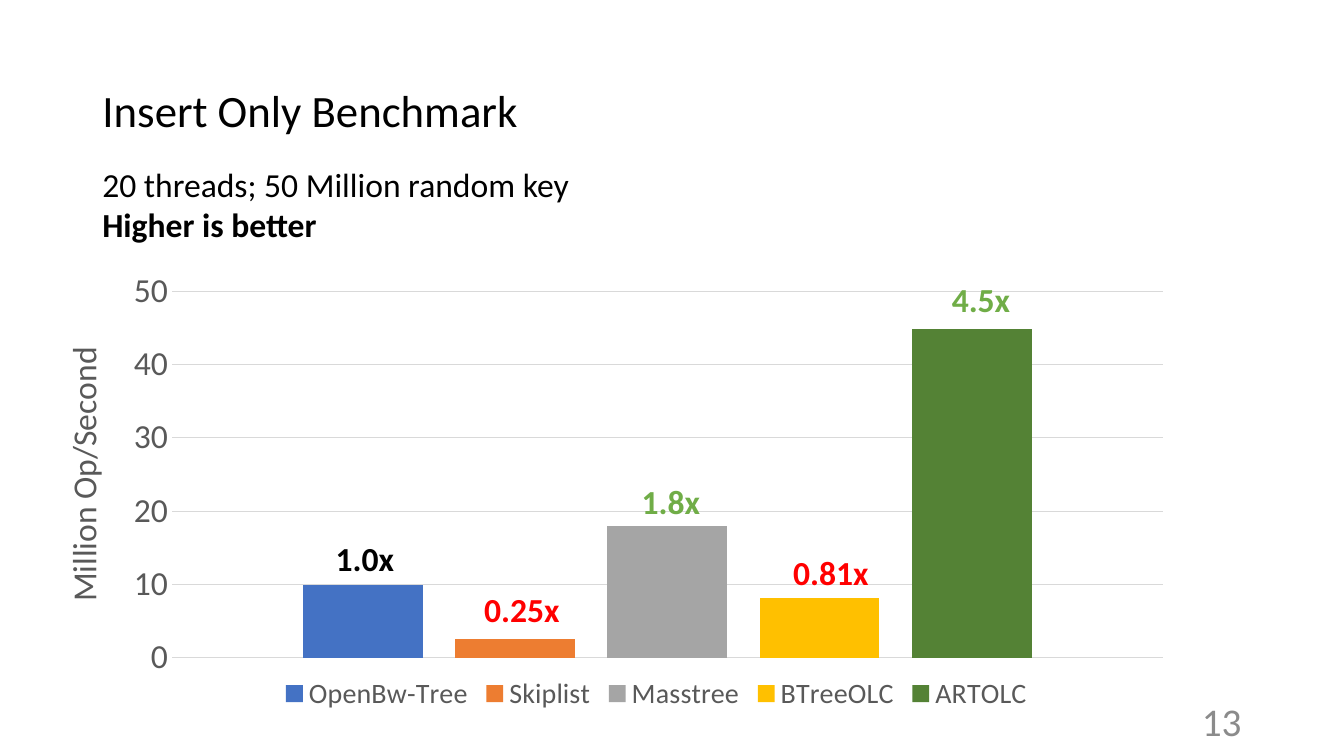
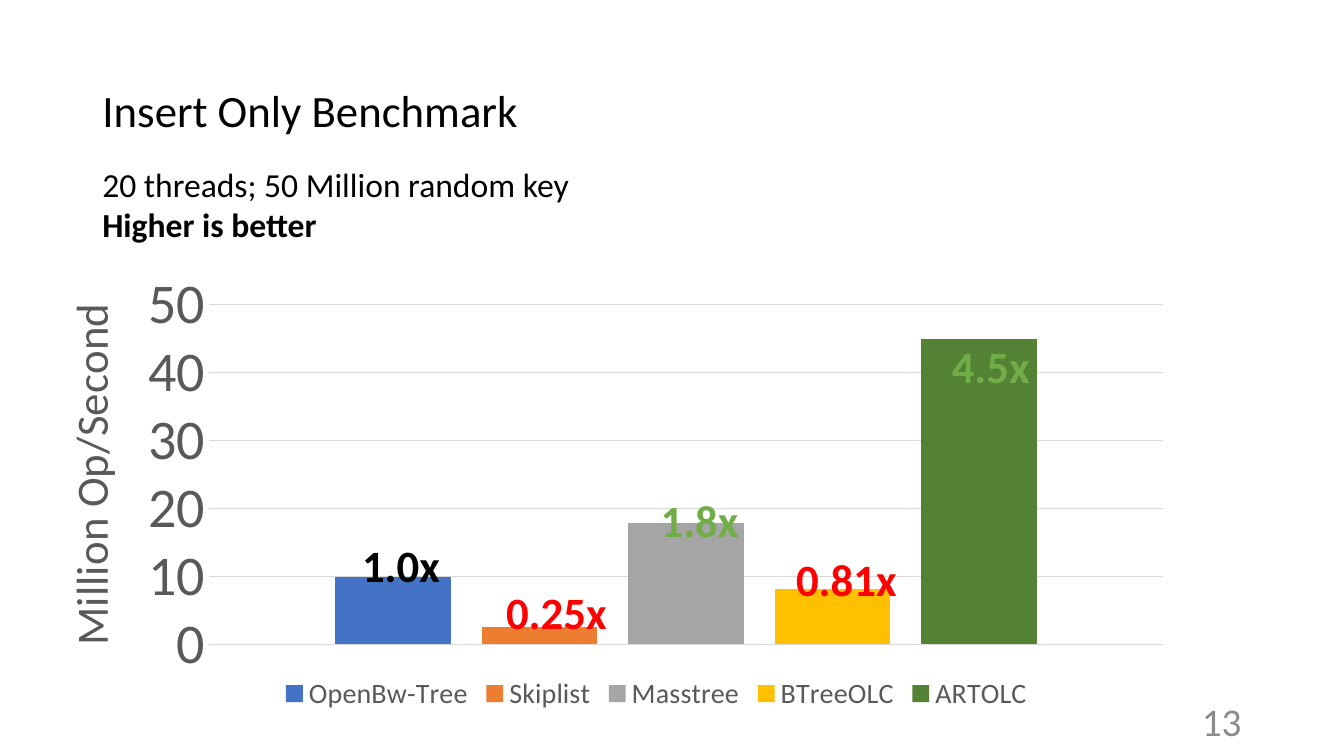
Before and after one commit to wangziqi2013/BwTree, a slide deck: slide 13 of SIGMOD 2018.pptx. Drawn at 1344x756 pixels with LibreOffice and Linux fonts; fonts in the diff are those of the drawing. Boxes give left, top, right and bottom in pixels: in the first picture for what was removed or moved away, otherwise in the second. Text is boxed around its words. In the diff, an @@ line names an element or a change of style, - is before the commit and + after.

```diff
--- a/SIGMOD 2018.pptx
+++ b/SIGMOD 2018.pptx
@@ column chart at (x1=42, y1=261, x2=1187, y2=741) @@
@@ value axis changed @@
@@ size 24 to 32 pt in 5 elements at (x1=796, y1=559, x2=897, y2=608), (x1=506, y1=599, x2=607, y2=641), (x1=362, y1=545, x2=440, y2=583), (x1=661, y1=499, x2=739, y2=537), (x1=952, y1=354, x2=1030, y2=383) @@
@@ text "4.5x" moved from (x1=952, y1=290, x2=1010, y2=312) to (x1=952, y1=354, x2=1030, y2=383) @@
@@ text "1.8x" moved from (x1=642, y1=491, x2=700, y2=514) to (x1=661, y1=499, x2=739, y2=537) @@
@@ text "1.0x" moved from (x1=336, y1=549, x2=394, y2=572) to (x1=362, y1=545, x2=440, y2=583) @@
@@ text "0.25x" moved from (x1=484, y1=600, x2=559, y2=623) to (x1=506, y1=599, x2=607, y2=641) @@
```
Also in this commit, not shown: 10 other slides changed, 1 slide added, 1 slide removed.
